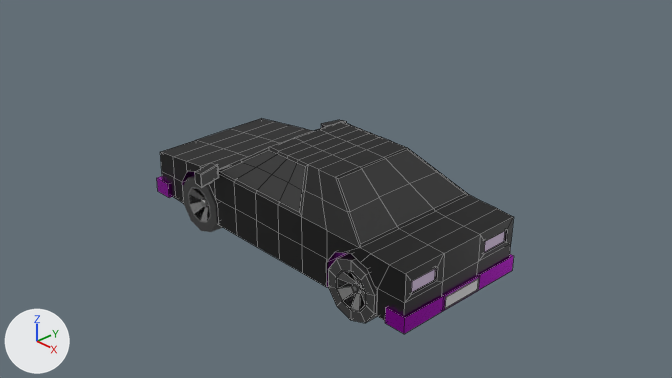
One commit to the Blender file realistic_lowpoly_sedan.blend: the scene before it, then after it.
Rendered twice from the file's camera 'Camera'. The axes (+X, +Y, +Z) are drawn at lower left. The lights are the same throughout. The older version comes first. Mesh edges are drawn as thin lines on the coarser meshes.

Script lines for the objects in view, before the commit:
```python
ob_cube = bpy.data.objects.new('Cube', me_cube)
ob_cube.location = (0.0, 0.0, 0.0)
ob_cylinder_002 = bpy.data.objects.new('Cylinder.002', me_cylinder_002)
ob_cylinder_002.location = (-1.603, -0.75, -0.572)
ob_cylinder_003 = bpy.data.objects.new('Cylinder.003', me_cylinder_008)
ob_cylinder_003.location = (1.197, -0.75, -0.572)
```
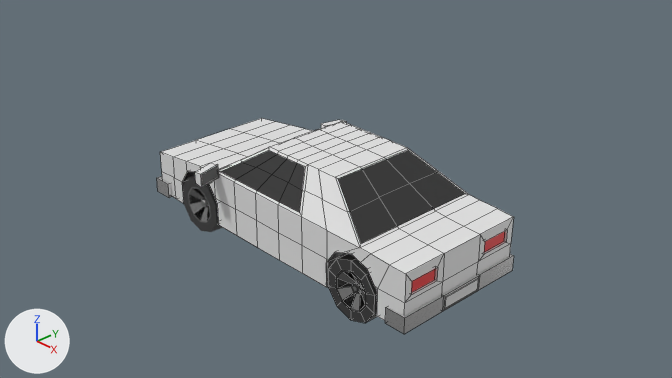
The change in detail:
Material 'Paint' (mat_paint) changes colour from black #000000 to white #e7e7e7; in linear values from (0.0, 0.0, 0.0) to (0.8, 0.8, 0.8).
Material 'Material' (mat_material) changes colour from pale blue #dcc7e7 to red #e72f32; in linear values from (0.719, 0.568, 0.8) to (0.8, 0.0282, 0.0314).
Material 'Bumper' (mat_bumper) changes colour from pink #d012e7 to white #e7e7e7; in linear values from (0.628, 0.00584, 0.8) to (0.8, 0.8, 0.8).

Boxes (x1, y1, x2, y2) around the edits, measured in the pictures (672 x 378 px):
'Cube', recoloured (black to white): (157, 118, 514, 334) in both
